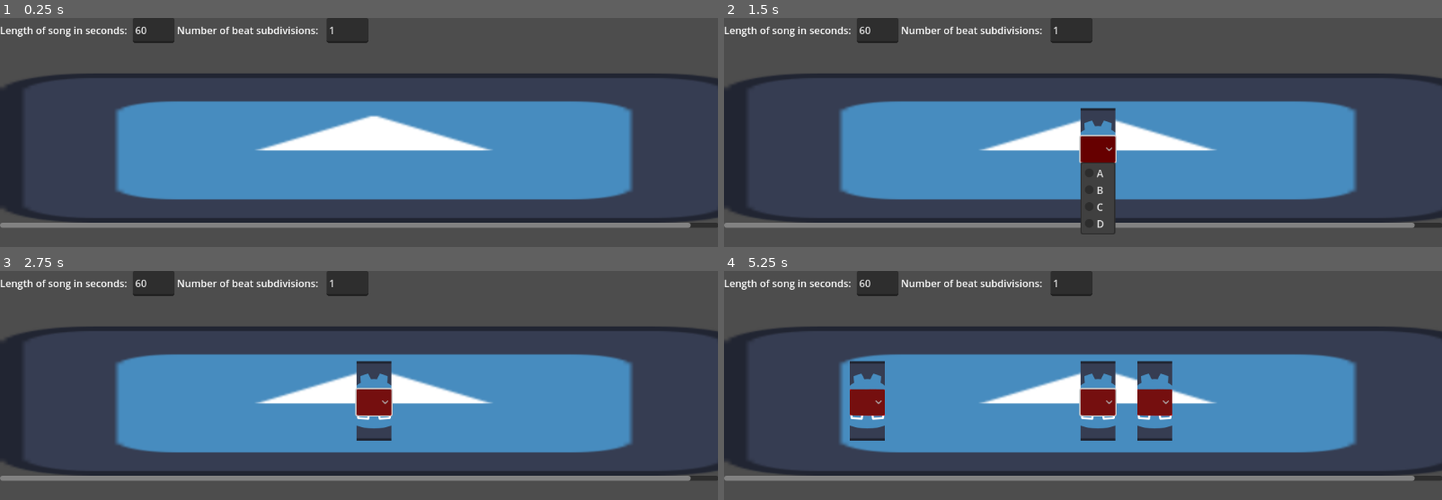
Above: before the commit, frames 1-4 (two rows, left to right).
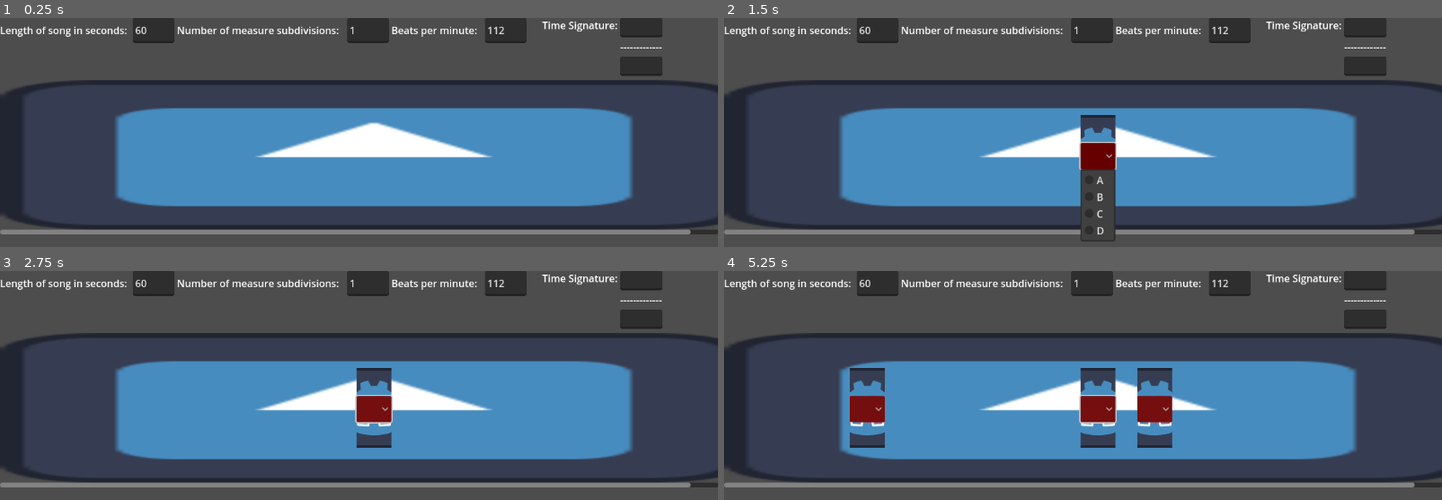
Above: after the commit, the same moments.

Repository: ValorZard/BandGame
Game: Godot game, scene res://src/mapping_engine/beatmap_maker.tscn
Two runs of this game, one before a commit and one after it. Both use one fixed random seed, a clock stepped at 60 frames per second and the inputs below. The engine's default icon, where the game draws it, is replaced by a stand-in: a white triangle on a blue panel in a dark square.
Inputs (mouse positions are in pixels of both pictures, inside the frame that each line leads up to; where the layout moved, square brackets give the same spot in the first picture):
- Up to frame 1 (0.25 s): no input
- Up to frame 2 (1.5 s): tap Enter at 0.5 s; move the mouse to (1097, 148) at 0.52 s; tap A (note1) at 0.6 s; click (1097, 148) at 0.67 s; click (1097, 155) [1097, 148] at 1.25 s
- Up to frame 3 (2.75 s): tap Space at 2 s; move the mouse to (215, 493) at 2.02 s; tap S (note2) at 2.1 s; click (215, 493) at 2.17 s
- Up to frame 4 (5.25 s): tap Enter at 2.75, 4.25 s; move the mouse to (1154, 383) at 2.77 s; tap D (note3) at 2.85 s; click (1154, 383) at 2.92 s; tap Space at 3.5, 5 s; move the mouse to (outside the picture) at 3.52 s; tap F (note4) at 3.6 s; click (outside the picture) at 3.67 s; move the mouse to (outside the picture) at 4.27 s; tap A (note1) at 4.35 s; click (outside the picture) at 4.42 s; move the mouse to (867, 412) at 5.02 s; tap S (note2) at 5.1 s; click (867, 412) at 5.17 s

The runs differ from the first frame. In frame 1, 20% of the frame differs, in the area x 0-100%, y 0-95%; in frame 2, 21%; in frame 3, 21%; in frame 4, 23%.

Commit message:
continued beatmap editor improvements (NOT FINISHED)

Diff:
--- a/src/mapping_engine/beatmap_maker.gd
+++ b/src/mapping_engine/beatmap_maker.gd
@@ -10,7 +10,8 @@
 # Called when the node enters the scene tree for the first time.
 func _ready():
 	$HBoxContainer/SongLengthLineEdit.text = str(song_length)
-	$HBoxContainer/BeatSubdivisionLineEdit.text = str(measure_subdivisions)
+	$HBoxContainer/MeasureSubdivisionLineEdit.text = str(measure_subdivisions)
+	$HBoxContainer/BPMLineEdit.text = str(beats_per_minute)
 	update_timeline()
 
 func update_timeline():
@@ -28,7 +29,13 @@
 		update_timeline()
 
 
-func _on_beat_subdivision_line_edit_text_changed(new_text):
+func _on_measure_subdivision_line_edit_text_changed(new_text):
 	if new_text.is_valid_int():
 		measure_subdivisions = int(new_text)
 		update_timeline()
+
+
+func _on_bpm_line_edit_text_changed(new_text):
+	if new_text.is_valid_float():
+		beats_per_minute = float(new_text)
+		update_timeline()
--- a/src/mapping_engine/beatmap_maker.tscn
+++ b/src/mapping_engine/beatmap_maker.tscn
@@ -11,9 +11,9 @@
 
 [node name="ScrollContainer" type="ScrollContainer" parent="."]
 layout_mode = 0
-offset_top = 89.0
+offset_top = 100.0
 offset_right = 1153.0
-offset_bottom = 337.0
+offset_bottom = 348.0
 horizontal_scroll_mode = 2
 
 [node name="NoteTimeline" type="TextureRect" parent="ScrollContainer" node_paths=PackedStringArray("beatmap_maker")]
@@ -37,10 +37,46 @@
 
 [node name="Label2" type="Label" parent="HBoxContainer"]
 layout_mode = 2
-text = "Number of beat subdivisions:  "
+text = "Number of measure subdivisions:  "
 
-[node name="BeatSubdivisionLineEdit" type="LineEdit" parent="HBoxContainer"]
+[node name="MeasureSubdivisionLineEdit" type="LineEdit" parent="HBoxContainer"]
+layout_mode = 2
+
+[node name="Label3" type="Label" parent="HBoxContainer"]
+layout_mode = 2
+text = "Beats per minute:  "
+
+[node name="BPMLineEdit" type="LineEdit" parent="HBoxContainer"]
+layout_mode = 2
+
+[node name="TimeSignatureManager" type="Control" parent="."]
+anchors_preset = 0
+offset_left = 870.0
+offset_right = 910.0
+offset_bottom = 40.0
+
+[node name="Label4" type="Label" parent="TimeSignatureManager"]
+layout_mode = 2
+offset_right = 117.0
+offset_bottom = 26.0
+text = "Time Signature:"
+
+[node name="VBoxContainer" type="VBoxContainer" parent="TimeSignatureManager"]
+layout_mode = 0
+offset_left = 125.0
+offset_right = 192.0
+offset_bottom = 66.0
+
+[node name="TimeSingnatureTopPart" type="LineEdit" parent="TimeSignatureManager/VBoxContainer"]
+layout_mode = 2
+
+[node name="Label" type="Label" parent="TimeSignatureManager/VBoxContainer"]
+layout_mode = 2
+text = "-------------"
+
+[node name="TimeSignatureBottomPart" type="LineEdit" parent="TimeSignatureManager/VBoxContainer"]
 layout_mode = 2
 
 [connection signal="text_changed" from="HBoxContainer/SongLengthLineEdit" to="." method="_on_song_length_line_edit_text_changed"]
-[connection signal="text_changed" from="HBoxContainer/BeatSubdivisionLineEdit" to="." method="_on_beat_subdivision_line_edit_text_changed"]
+[connection signal="text_changed" from="HBoxContainer/MeasureSubdivisionLineEdit" to="." method="_on_measure_subdivision_line_edit_text_changed"]
+[connection signal="text_changed" from="HBoxContainer/BPMLineEdit" to="." method="_on_bpm_line_edit_text_changed"]
--- a/src/mapping_engine/note_timeline.gd
+++ b/src/mapping_engine/note_timeline.gd
@@ -16,6 +16,7 @@
 		if event.button_index == MOUSE_BUTTON_LEFT and event.pressed:
 			print("I've been clicked at: ", event.position)
 			# convert the position of the click to the ratio of the song by using the length of the note timeline
+			# TODO: Make it snap to grid
 			var current_position_in_song : float = (event.position.x / size.x) * beatmap_maker.song_length
 			print("Current Song Location: ", current_position_in_song)
 			# TODO: Make it so that you can change the type of note in that location
